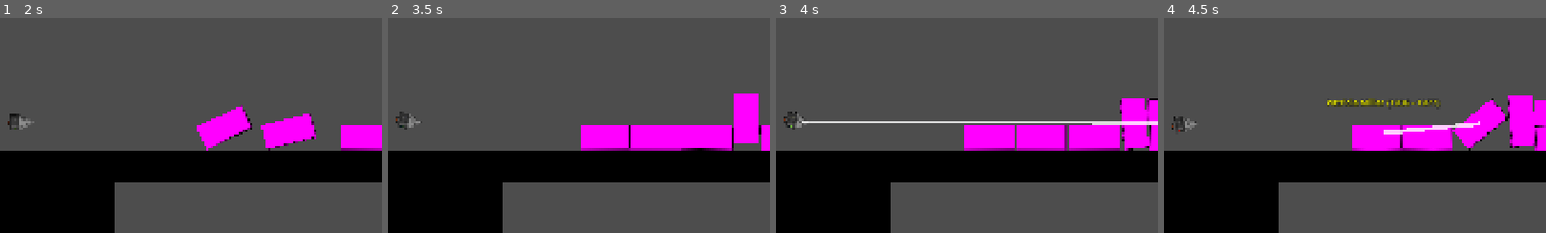
Above: before the commit, frames 1-4 (left to right).
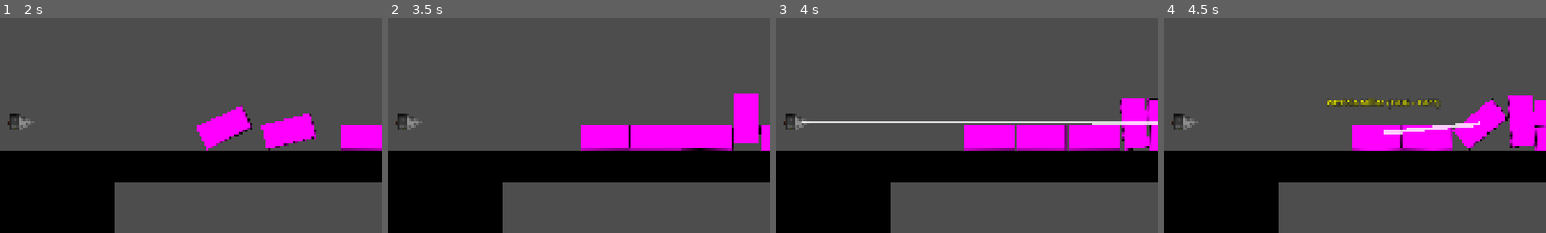
Above: after the commit, the same moments.

Repository: alelouis/ludumdare-57-les5ddp
Game: Godot game, scene res://scenes/test/tilemap_test_scene/tilemap_test.tscn
The game is run twice, just before and just after one commit, with the same random seed, the same clock (stepped at 60 frames per second) and the same inputs. The engine's default icon, where the game draws it, is replaced by a stand-in: a white triangle on a blue panel in a dark square.
Inputs (mouse positions are % of the whole screen's width and height, from its top left):
- Up to frame 1 (2 s): tap Enter at 0.5 s; drag from (51, 13) to (19, 33) at 0.52 s; drag from (55, 29) to (19, 33) at 1.27 s
- Up to frame 2 (3.5 s): move the mouse to (45, 34) at 2.02 s; hold D 2.03-2.75 s; tap R at 2.1 s; click (45, 34) at 2.17 s; drag from (83, 36) to (20, 35) at 2.77 s
- Up to frame 3 (4 s): drag from (90, 36) to (19, 33) at 3.52 s
- Up to frame 4 (4.5 s): drag from (57, 36) to (19, 33) at 4.27 s
The pictures show only the part of the screen within x 16-66%, y 9-59%; the shares and areas given below are measured in that part.

Frame 1 is identical in both runs. In frame 2, 0.2% of the frame differs, in the area x 2-9%, y 43-52%; in frame 3, 0.2%; in frame 4, 0.3%, in the area x 2-9%, y 44-53%.
Error after the commit: Invalid assignment of property or key 'current_fuel' with value of type 'int' on a base object of type 'null instance'. (res://scripts/drill.gd:106)

Commit message:
Add fuel system

Diff:
--- /dev/null
+++ b/scenes/canvas_layer.tscn
@@ -0,0 +1,18 @@
+[gd_scene load_steps=2 format=3 uid="uid://d0mtgqgx1gvyu"]
+
+[ext_resource type="Script" uid="uid://bxn2o32s8juqr" path="res://scripts/drill_fuel.gd" id="1_c4rma"]
+
+[node name="CanvasLayer" type="CanvasLayer"]
+
+[node name="FuelRect" type="ColorRect" parent="."]
+anchors_preset = 2
+anchor_top = 1.0
+anchor_bottom = 1.0
+offset_left = 105.0
+offset_top = -34.0
+offset_right = 173.0
+offset_bottom = 372.0
+grow_vertical = 0
+rotation = -3.14159
+color = Color(0, 0.494697, 8.66354e-07, 1)
+script = ExtResource("1_c4rma")
--- a/scripts/drill.gd
+++ b/scripts/drill.gd
@@ -1,6 +1,6 @@
 extends RigidBody2D
 @onready var drag_sound := $DrillSound
-
+@onready var fuel_bar = $"../CanvasLayer/FuelRect" # adjust path as needed
 @export var ground: Ground
 
 var is_dragging = false
@@ -27,7 +27,7 @@
 func _ready() -> void:
 	start_position = global_position
 	$GroundEraser.ground = ground
-
+	$GroundEraser.fuel = fuel_bar
 
 func _unhandled_input(event):
 
@@ -48,7 +48,7 @@
 				drag_sound.play()
 
 func _physics_process(delta):
-	if is_dragging and isDrilling:
+	if is_dragging and isDrilling and fuel_bar.current_fuel != 0.0:
 		# 👆 Accelerate toward max force
 		current_mouse_force = min(current_mouse_force + mouse_acceleration * delta, max_mouse_force)
 		current_down_force = min(current_down_force + down_acceleration * delta, max_down_force)
@@ -103,6 +103,8 @@
 
 func reset_drill():
 	is_dragging = false
+	fuel_bar.current_fuel = 100
+	fuel_bar.update_bar()
 	global_position = start_position
 	linear_velocity = Vector2.ZERO
 	angular_velocity = 0.0
--- /dev/null
+++ b/scripts/drill_fuel.gd
@@ -0,0 +1,29 @@
+extends ColorRect
+
+@export var max_fuel := 100.0
+@export var delta := 0.1
+@export var current_fuel := max_fuel
+
+func _ready():
+	update_bar()
+
+func drain(amount: float):
+	current_fuel = clamp(current_fuel - amount * delta, 0.0, max_fuel)
+	update_bar()
+
+func refill(amount: float):
+	current_fuel = clamp(current_fuel + amount, 0.0, max_fuel)
+	update_bar()
+
+func update_bar():
+	# Update width
+	var percent := current_fuel / max_fuel
+	size.y = 400 * percent  # Assuming full bar is 200px
+
+	# Update color
+	if percent > 0.6:
+		color = Color(0.0, 1.0, 0.0)  # Green
+	elif percent > 0.3:
+		color = Color(1.0, 1.0, 0.0)  # Yellow
+	else:
+		color = Color(1.0, 0.0, 0.0)  # Red
--- a/scripts/ground_eraser.gd
+++ b/scripts/ground_eraser.gd
@@ -1,6 +1,8 @@
 extends Area2D
 
 @export var ground: Ground
+@export var fuel: ColorRect
+
 @onready var collision_shape_2d: CollisionShape2D = $CollisionShape2D
 
 # Called every frame. 'delta' is the elapsed time since the previous frame.
@@ -79,3 +81,4 @@
 
 			if point_is_inside_area:
 				remove_tile(tilemap_layer, current_cell)
+				fuel.drain(1)
Not shown, added: scripts/drill_fuel.gd.uid
